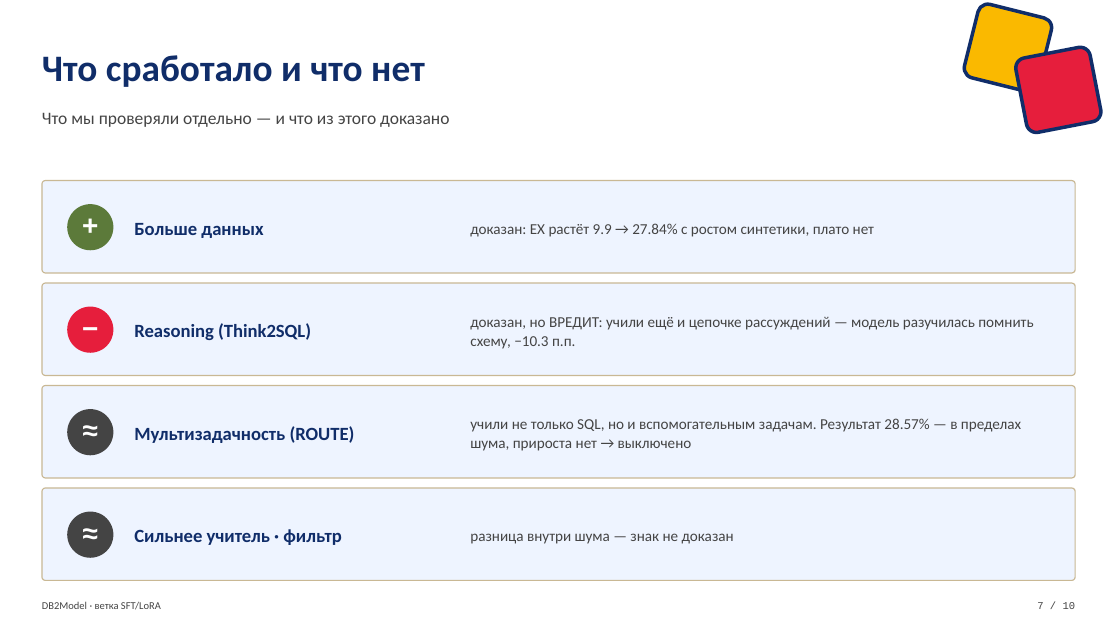
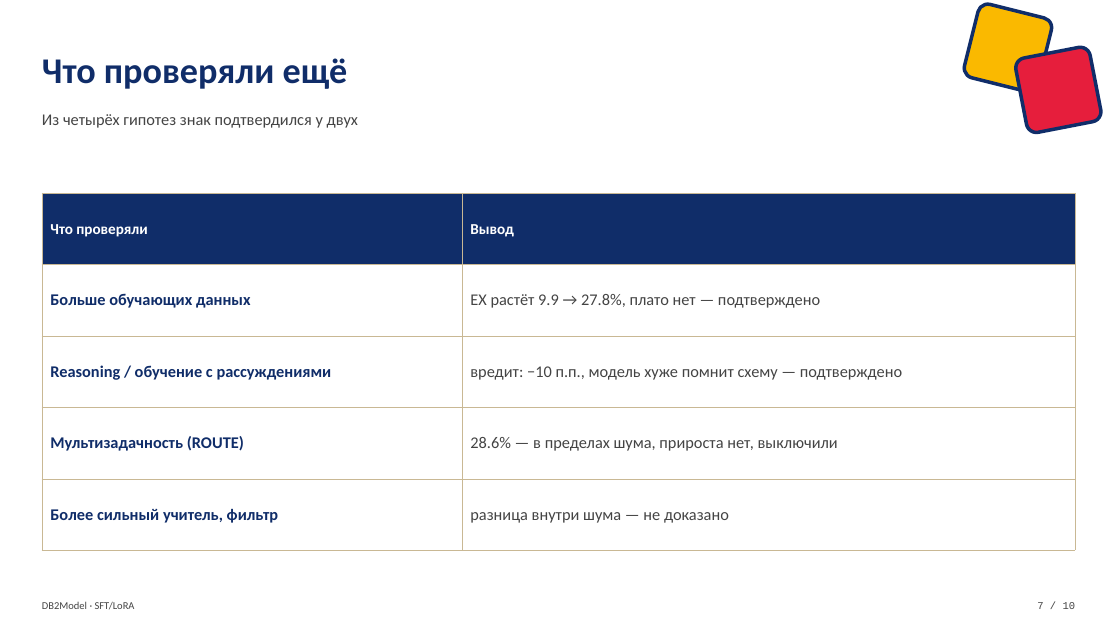
Before and after one commit to VladimirPozdeev06/db2model_lora, a slide deck: slide 7 of db2model/DB2Model_SFT_LoRA_defense.pptx. Drawn at 1120x630 pixels with LibreOffice and Linux fonts; fonts in the diff are those of the drawing. Boxes give left, top, right and bottom in pixels: in the first picture for what was removed or moved away, otherwise in the second. Text is boxed around its words. In the diff, an @@ line names an element or a change of style, - is before the commit and + after.

```diff
--- a/db2model/DB2Model_SFT_LoRA_defense.pptx
+++ b/db2model/DB2Model_SFT_LoRA_defense.pptx
@@ text at box(42, 58, 348, 89): text changed; size 32 to 31 pt @@
-Что сработало и что нет
+Что проверяли ещё
@@ text at box(42, 114, 358, 128): text changed; size 15 to 14 pt @@
-Что мы проверяли отдельно — и что из этого доказано
+Из четырёх гипотез знак подтвердился у двух
@@ rounded rectangle removed at box(42, 181, 1075, 273) @@
@@ table added at box(42, 193, 1075, 527), 5 rows, 2 columns @@
+Что проверяли | Вывод
+Больше обучающих данных | EX растёт 9.9 → 27.8%, плато нет — подтверждено
+Reasoning / обучение с рассуждениями | вредит: −10 п.п., модель хуже помнит схему — подтверждено
+Мультизадачность (ROUTE) | 28.6% — в пределах шума, прироста нет, выключили
+Более сильный учитель, фильтр | разница внутри шума — не доказано
@@ ellipse removed at box(67, 204, 113, 250) @@
@@ text removed at box(67, 202, 113, 248) @@
-+
@@ text removed at box(134, 223, 263, 238) @@
-Больше данных
@@ text removed at box(470, 223, 874, 237) @@
-доказан: EX растёт 9.9 → 27.84% с ростом синтетики, плато нет
@@ rounded rectangle removed at box(42, 283, 1075, 376) @@
@@ ellipse removed at box(67, 307, 113, 353) @@
@@ text removed at box(67, 304, 113, 350) @@
-−
@@ text removed at box(134, 323, 311, 340) @@
-Reasoning (Think2SQL)
@@ text removed at box(470, 317, 1033, 349) @@
-доказан, но ВРЕДИТ: учили ещё и цепочке рассуждений — модель разучилась помнить схему, −10.3 п.п.
@@ rounded rectangle removed at box(42, 386, 1075, 478) @@
@@ ellipse removed at box(67, 409, 113, 455) @@
@@ text removed at box(67, 407, 113, 453) @@
-≈
@@ text removed at box(470, 418, 1021, 451) @@
-учили не только SQL, но и вспомогательным задачам. Результат 28.57% — в пределах шума, прироста нет → выключено
@@ text removed at box(134, 426, 355, 443) @@
-Мультизадачность (ROUTE)
@@ rounded rectangle removed at box(42, 488, 1075, 581) @@
@@ text removed at box(67, 509, 113, 555) @@
-≈
@@ ellipse removed at box(67, 512, 113, 558) @@
@@ text removed at box(134, 529, 342, 545) @@
-Сильнее учитель · фильтр
@@ text removed at box(470, 533, 734, 544) @@
-разница внутри шума — знак не доказан
@@ text at box(42, 601, 135, 609): text changed @@
-DB2Model · ветка SFT/LoRA
+DB2Model · SFT/LoRA
```
Also in this commit, not shown: 8 other slides changed, 1 slide added, 1 slide removed.
